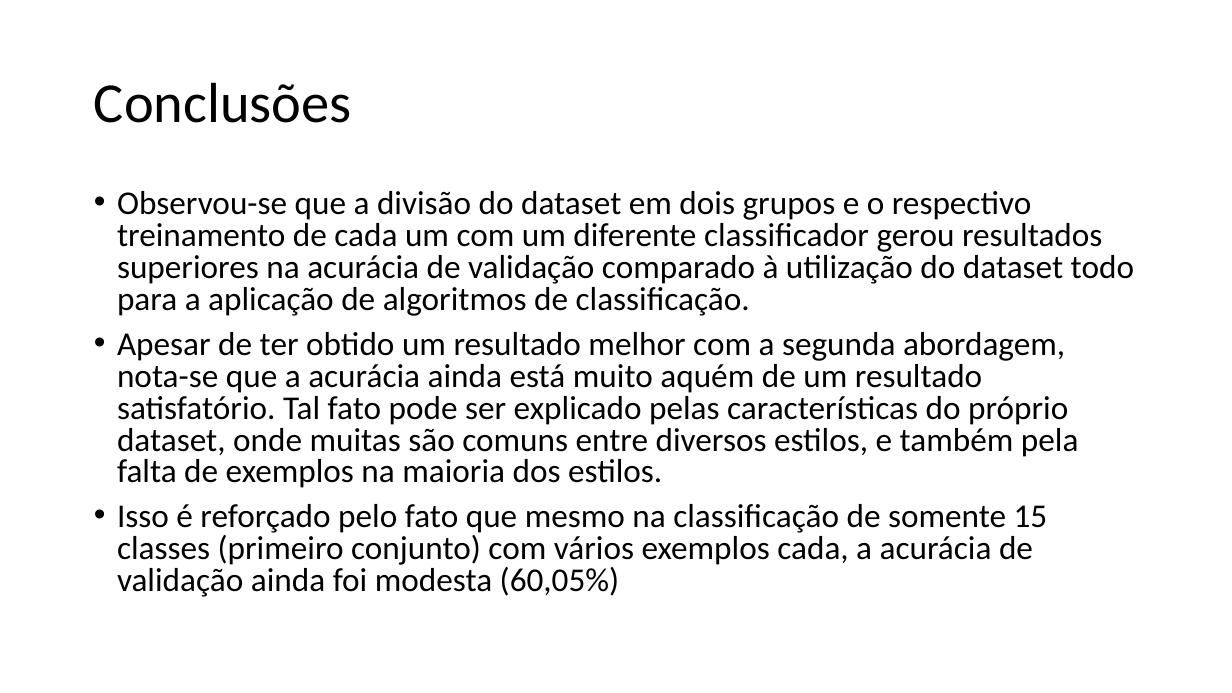
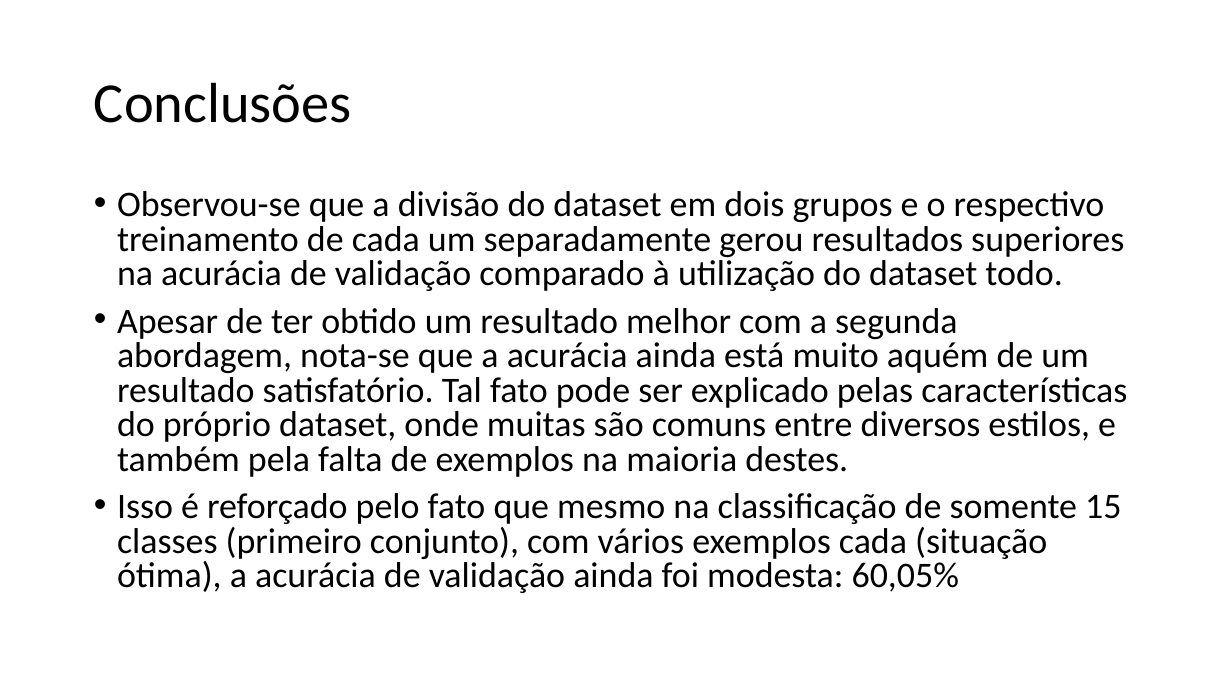
Before and after one commit to phzacarin/mo444_final_assignment, a slide deck: slide 7 of presentation_video.pptx. Drawn at 1232x693 pixels with LibreOffice and Linux fonts; fonts in the diff are those of the drawing. Boxes give left, top, right and bottom in pixels: in the first picture for what was removed or moved away, otherwise in the second. Text is boxed around its words. In the diff, an @@ line names an element or a change of style, - is before the commit and + after.

```diff
--- a/presentation_video.pptx
+++ b/presentation_video.pptx
@@ text at <box>117,191,1127,593</box>: text changed; size 25.9 to 28 pt @@
-• Observou-se que a divisão do dataset em dois grupos e o respectivo treinamento de cada um com um diferente classificador gerou resultados superiores na acurácia de validação comparado à utilização do dataset todo para a aplicação de algoritmos de classificação.
-• Apesar de ter obtido um resultado melhor com a segunda abordagem, nota-se que a acurácia ainda está muito aquém de um resultado satisfatório. Tal fato pode ser explicado pelas características do próprio dataset, onde muitas são comuns entre diversos estilos, e também pela falta de exemplos na maioria dos estilos.
-• Isso é reforçado pelo fato que mesmo na classificação de somente 15 classes (primeiro conjunto) com vários exemplos cada, a acurácia de validação ainda foi modesta (60,05%)
+• Observou-se que a divisão do dataset em dois grupos e o respectivo treinamento de cada um separadamente gerou resultados superiores na acurácia de validação comparado à utilização do dataset todo.
+• Apesar de ter obtido um resultado melhor com a segunda abordagem, nota-se que a acurácia ainda está muito aquém de um resultado satisfatório. Tal fato pode ser explicado pelas características do próprio dataset, onde muitas são comuns entre diversos estilos, e também pela falta de exemplos na maioria destes.
+• Isso é reforçado pelo fato que mesmo na classificação de somente 15 classes (primeiro conjunto), com vários exemplos cada (situação ótima), a acurácia de validação ainda foi modesta: 60,05%
```
Also in this commit, not shown: 6 other slides changed, 1 slide added, 5 other files.
